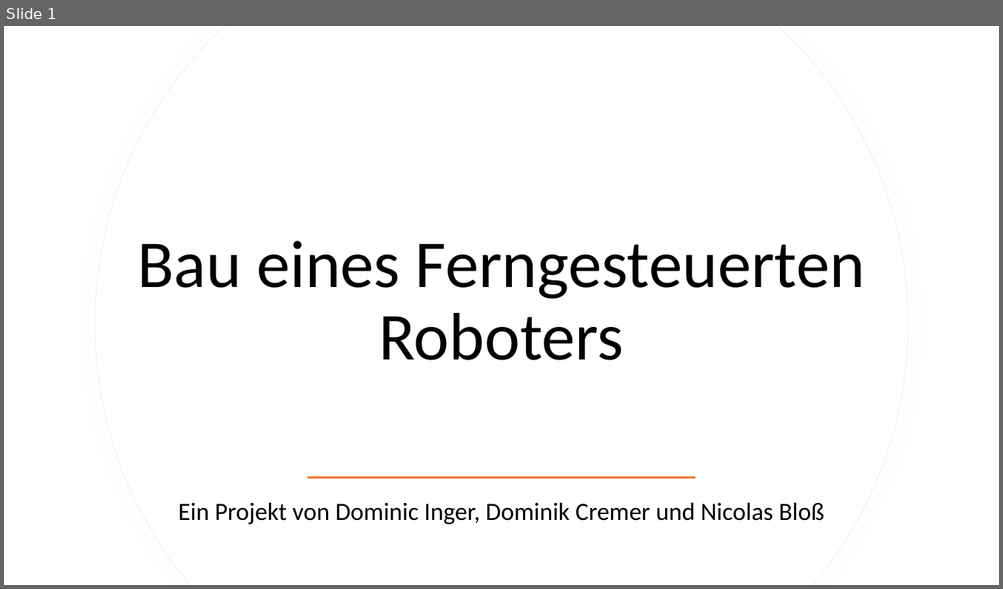
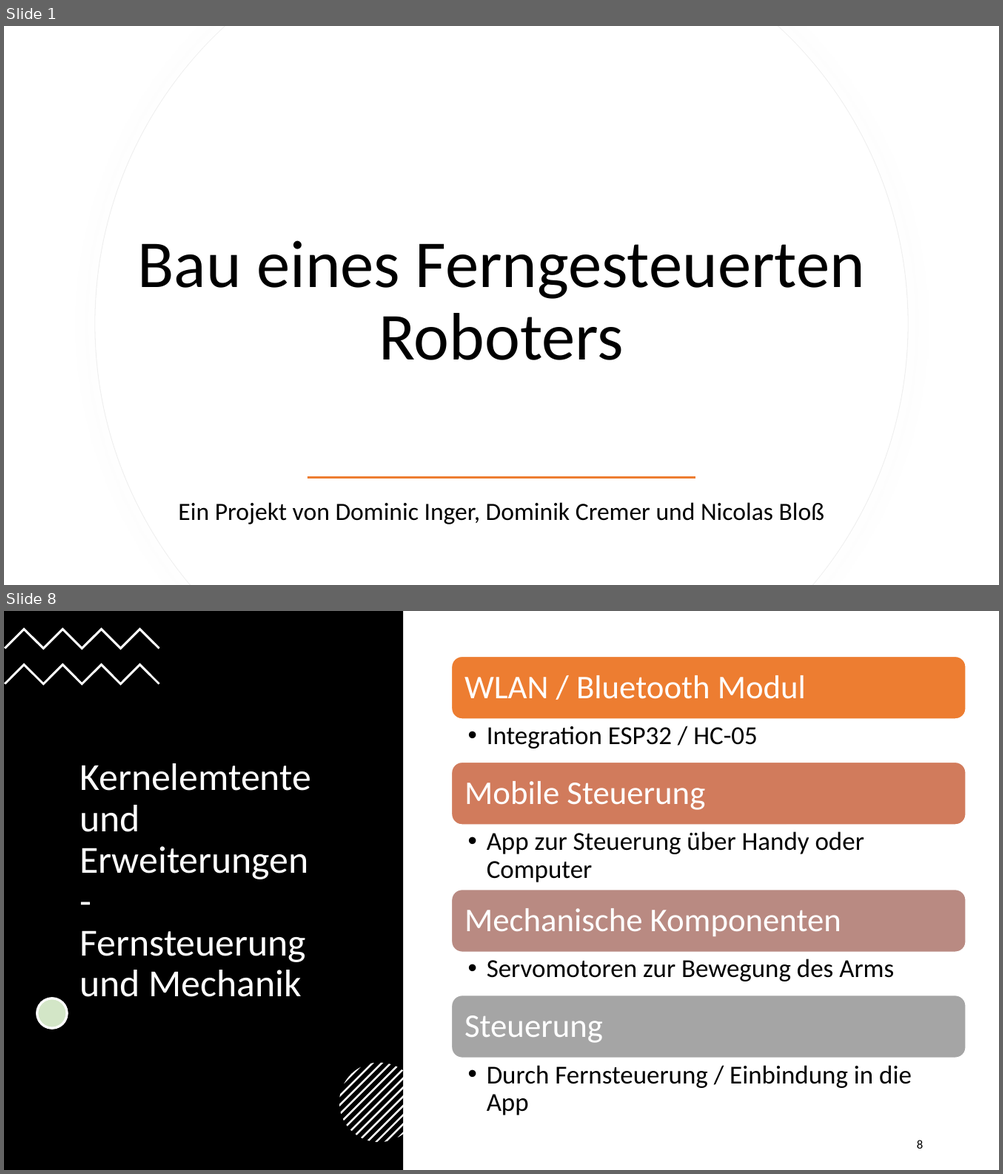
Before and after one commit to DominikCrm/Robotic, a slide deck: Ferngesteuerter Roboter.pptx. Shown one above the other, each under a label of ours: slide 1 before the commit, slides 1 and 8 after it; the slides between them are not shown. The pictures are 1003x589 and 1003x1174 pixels, drawn with LibreOffice and Linux fonts; fonts in the diff are those of the drawing. Boxes give left, top, right and bottom in pixels: in the first picture for what was removed or moved away, otherwise in the second. Text is boxed around its words. In the diff, an @@ line names an element or a change of style, - is before the commit and + after.

```diff
--- a/Ferngesteuerter Roboter.pptx
+++ b/Ferngesteuerter Roboter.pptx
@@ slide 8 added at [4, 611, 999, 1170], background #FFFFFF @@
@@ rectangle added at [4, 611, 403, 1170], fill #000000 @@
@@ freeform shape added at [4, 627, 160, 649], fill #FFFFFF @@
@@ freeform shape added at [4, 664, 160, 686], fill #FFFFFF @@
@@ title added at [79, 763, 311, 997], 37 pt, text #FFFFFF @@
+Kernelemtente und Erweiterungen - Fernsteuerung und Mechanik
@@ ellipse added at [37, 999, 67, 1029], fill #FFFFFF, outline #FFFFFF 2.25 pt @@
@@ ellipse added at [37, 999, 67, 1029], fill #70AD47 at 30% opacity, outline #FFFFFF 2.25 pt @@
@@ group added at [452, 657, 966, 1116]: 8 texts, 4 rounded rectangles @@
+WLAN / Bluetooth Modul
+  • Integration ESP32 / HC-05
+Mobile Steuerung
+  • App zur Steuerung über Handy oder Computer
+Mechanische Komponenten
+  • Servomotoren zur Bewegung des Arms
+Steuerung
+  • Durch Fernsteuerung / Einbindung in die App
@@ group added at [339, 1063, 419, 1143]: 13 freeform shapes @@
@@ page number added at [916, 1140, 922, 1149], 12 pt, text #000000 @@
+8
```
Also in this commit, not shown: 3 slides changed, 5 other slides added, 4 slides removed.
